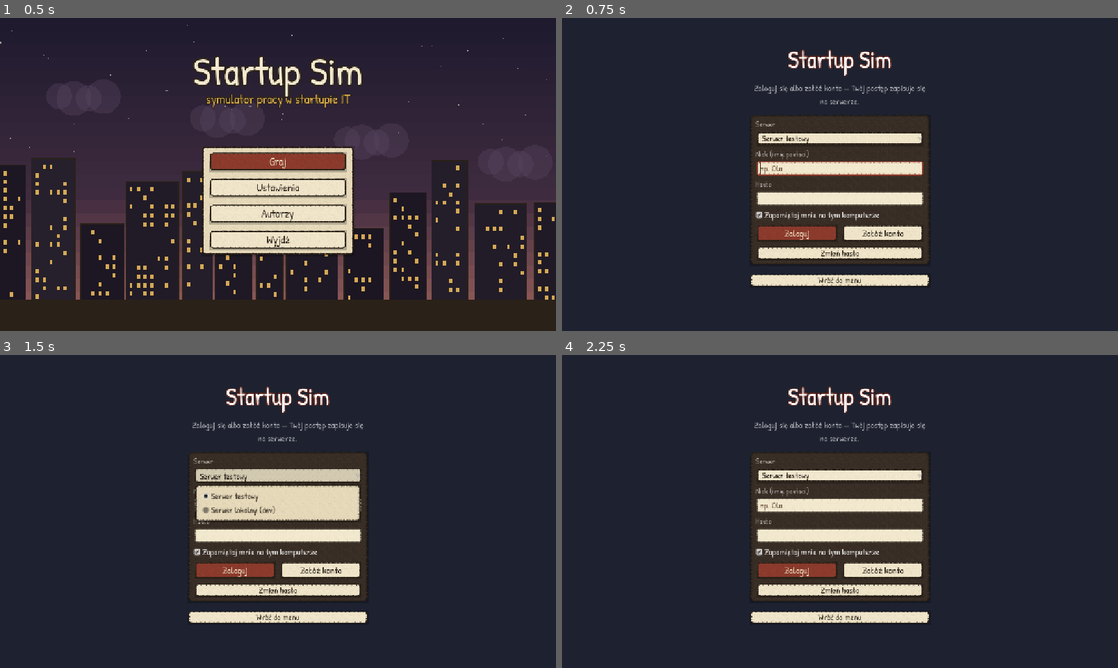
Above: before the commit, frames 1-4 (two rows, left to right).
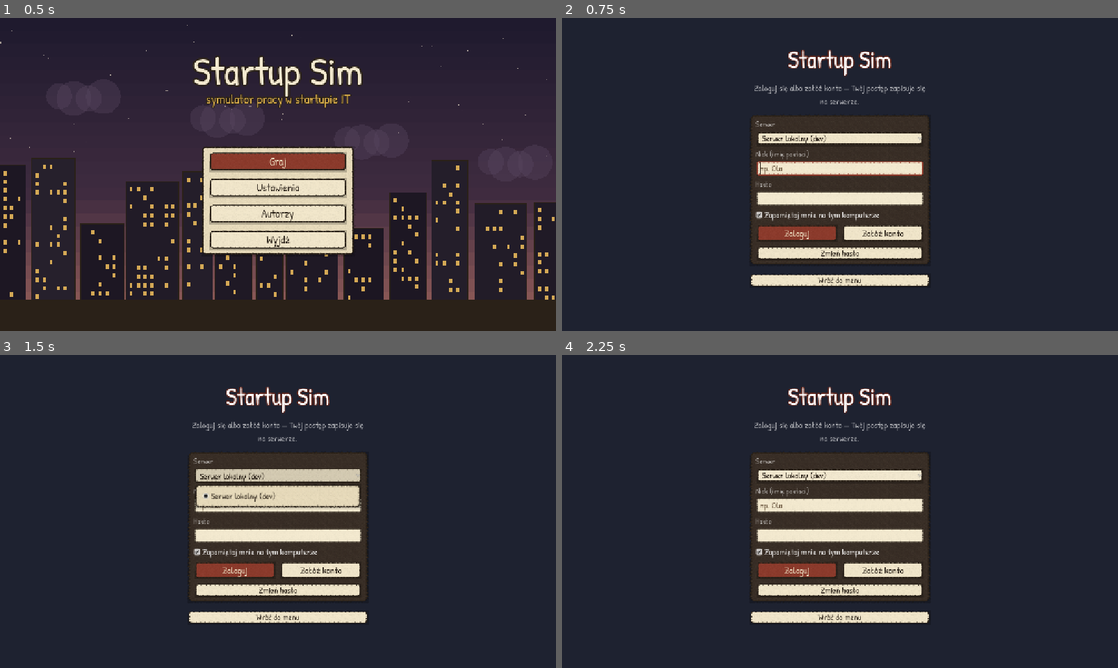
Above: after the commit, the same moments.

Repository: MarSzo/startup-sim
Game: Godot game, scene res://main.tscn
Same seed, same stepped clock (60 frames per second), same inputs: the game is played once before the commit and once after it.
Inputs (mouse positions are in pixels of both pictures, inside the frame that each line leads up to):
- Up to frame 1 (0.5 s): no input
- Up to frame 2 (0.75 s): click "Graj" at 0.5 s
- Up to frame 3 (1.5 s): click (278, 473) at 1.25 s, where only the run before the commit has a clickable "Serwer testowy"
- Up to frame 4 (2.25 s): click (840, 473) at 2 s, where only the run after the commit has a clickable "Serwer lokalny (dev)"

Frame 1 is identical in both runs. In frame 2, less than 0.1% of the frame differs, in the area x 40-48%, y 37-40%; in frame 3, 1.3%, in the area x 35-65%, y 37-54%; in frame 4, less than 0.1%.

Commit message:
Przygotowanie do open source: licencja AGPL, CI, bez danych serwera w kodzie
- Adres serwera w client/net/servers.cfg poza repo (wzór servers.example.cfg),
  przypięte certyfikaty i dane podpisu macOS (tools/macos/signing.env) też.
- Licencja AGPL-3.0-or-later, link do kodu w „Autorzy”; CONTRIBUTING,
  SECURITY, CODE_OF_CONDUCT, szablony zgłoszeń i PR, CODEOWNERS, Dependabot.
- CI: rustfmt, clippy, testy, cargo-deny, gdlint, testy klienta, ruff,
  zgodność map z generatorem, gitleaks.
- Pod lintery: lambdy GDScript w kilku liniach, drobne poprawki w Pythonie;
  axum-server 0.8 (bez nieutrzymywanego rustls-pemfile).

Co-Authored-By: Claude Opus 5.5 <noreply@anthropic.com>

Diff:
--- a/client/game/game.gd
+++ b/client/game/game.gd
@@ -315,8 +315,12 @@
 	weather_fx.lightning.connect(func(): sounds.on_lightning(weather_fx.outdoors))
 	status_layer.add_child(shelf_window)
 	status_layer.add_child(fridge_window)
-	fridge_window.action.connect(func(act: int, arg: int): if net.is_playing(): net.send(Protocol.encode_fridge_action(net.token, act, arg)))
-	shelf_window.take.connect(func(shelf: int, kind: int): if net.is_playing(): net.send(Protocol.encode_shop_take(net.token, shelf, kind)))
+	fridge_window.action.connect(func(act: int, arg: int):
+			if net.is_playing():
+				net.send(Protocol.encode_fridge_action(net.token, act, arg)))
+	shelf_window.take.connect(func(shelf: int, kind: int):
+			if net.is_playing():
+				net.send(Protocol.encode_shop_take(net.token, shelf, kind)))
 	screen_layer.layer = 12
 	add_child(screen_layer)
 	screen.my_id = net.player_id
@@ -331,11 +335,17 @@
 	screen.company_action.connect(func(act: int, target: int, value: int, text: String):
 		if net.is_playing():
 			net.send(Protocol.encode_company_action(net.token, act, target, value, text)))
-	screen.order.connect(func(dish: int): if net.is_playing(): net.send(Protocol.encode_lunch_order(net.token, dish)))
-	screen.book.connect(func(start: int, topic: int): if net.is_playing(): net.send(Protocol.encode_calendar_book(net.token, start, topic)))
+	screen.order.connect(func(dish: int):
+			if net.is_playing():
+				net.send(Protocol.encode_lunch_order(net.token, dish)))
+	screen.book.connect(func(start: int, topic: int):
+			if net.is_playing():
+				net.send(Protocol.encode_calendar_book(net.token, start, topic)))
 	status_layer.add_child(dialog)
 	dialog.name_of = func(id: int) -> String: return nicks.get(id, "?")
-	dialog.answer.connect(func(id: int, choice: int): if net.is_playing(): net.send(Protocol.encode_dialog_answer(net.token, id, choice)))
+	dialog.answer.connect(func(id: int, choice: int):
+			if net.is_playing():
+				net.send(Protocol.encode_dialog_answer(net.token, id, choice)))
 	screen_layer.add_child(screen)
 	_show_floor(0)
 	set_zoom_level.call_deferred(float(args["zoom"]) if args.has("zoom") else Settings.zoom)
--- a/client/game/item_art.gd
+++ b/client/game/item_art.gd
@@ -63,7 +63,7 @@
 static func draw(c: CanvasItem, kind: int, o: Vector2, s: float) -> void:
 	var w := maxf(0.9 * s, 0.35)  # ink width
 	# Helpers in box units (0..16).
-	var P := func(x: float, y: float) -> Vector2: return o + Vector2(x, y) * s
+	var pt := func(x: float, y: float) -> Vector2: return o + Vector2(x, y) * s
 	var poly := func(pts: Array, fill: Color) -> void:
 		var pp := PackedVector2Array()
 		for q in pts:
@@ -97,7 +97,7 @@
 		GUEST_PASS, EMPLOYEE_CARD:
 			var guest := kind == GUEST_PASS
 			rr.call(1.2, 3.4, 13.6, 10, Color("#f1d15a") if guest else Color("#f2eee4"), 1.4)
-			c.draw_rect(Rect2(P.call(1.9, 4.1), Vector2(12.2, 2.2) * s), Color("#d98a3e") if guest else Color("#4f7fb0"))
+			c.draw_rect(Rect2(pt.call(1.9, 4.1), Vector2(12.2, 2.2) * s), Color("#d98a3e") if guest else Color("#4f7fb0"))
 			if not guest:
 				rr.call(3, 7.4, 4, 4.4, Color("#c9a37a"), 0.6)
 				dot.call(5, 9, 1.0, Color("#6b4a2e"))
@@ -106,19 +106,19 @@
 			rr.call(6.8, 1.0, 2.4, 3.4, Color("#aab0b3"), 0.5)
 		LAPTOP:
 			poly.call([Vector2(2.6, 2.4), Vector2(13.4, 2.4), Vector2(13.4, 10.6), Vector2(2.6, 10.6)], Color("#4d5359"))
-			c.draw_rect(Rect2(P.call(3.6, 3.4), Vector2(8.8, 6.2) * s), Color("#8fb9d3"))
+			c.draw_rect(Rect2(pt.call(3.6, 3.4), Vector2(8.8, 6.2) * s), Color("#8fb9d3"))
 			ln.call(4.4, 4.4, 7.4, 4.4, Color(1, 1, 1, 0.6), 0.7)
 			poly.call([Vector2(1.2, 11), Vector2(14.8, 11), Vector2(15.6, 13.8), Vector2(0.4, 13.8)], Color("#9aa1a6"))
 		COFFEE, EMPTY_CUP, CUP, LATTE:
 			poly.call([Vector2(3.4, 5.6), Vector2(11.6, 5.6), Vector2(10.8, 14.4), Vector2(4.2, 14.4)], Color("#f1ece2"))
-			c.draw_arc(P.call(12.2, 9.6), 2.2 * s, -PI / 2, PI / 2, 10, INK, 1.6 * s, true)
-			c.draw_arc(P.call(12.2, 9.6), 2.2 * s, -PI / 2, PI / 2, 10, Color("#f1ece2"), 0.8 * s, true)
+			c.draw_arc(pt.call(12.2, 9.6), 2.2 * s, -PI / 2, PI / 2, 10, INK, 1.6 * s, true)
+			c.draw_arc(pt.call(12.2, 9.6), 2.2 * s, -PI / 2, PI / 2, 10, Color("#f1ece2"), 0.8 * s, true)
 			if kind == COFFEE or kind == LATTE:
 				c.draw_set_transform(o + Vector2(7.5, 6.3) * s, 0.0, Vector2(1.0, 0.35))
 				c.draw_circle(Vector2.ZERO, 3.6 * s, Color("#6b4a2e") if kind == COFFEE else Color("#c49a6c"))
 				c.draw_set_transform(Vector2.ZERO, 0.0, Vector2.ONE)
 				for k in 2:
-					c.draw_arc(P.call(6 + k * 3, 3.2), 1.0 * s, PI * 0.6, PI * 1.6, 6, Color(INK, 0.5), 0.6 * s, true)
+					c.draw_arc(pt.call(6 + k * 3, 3.2), 1.0 * s, PI * 0.6, PI * 1.6, 6, Color(INK, 0.5), 0.6 * s, true)
 			elif kind == EMPTY_CUP:
 				ln.call(5.2, 12.6, 9.8, 12.6, Color("#9c7b5b"), 0.8)
 				dot.call(6.5, 10, 0.5, Color("#9c7b5b"))
@@ -127,7 +127,7 @@
 				ln.call(4.5, 9.5, 7.5, 9.5, Color(1, 1, 1, 0.8), 0.7)
 		MILK:
 			poly.call([Vector2(4, 5), Vector2(8, 1.4), Vector2(12, 5), Vector2(12, 14.6), Vector2(4, 14.6)], Color("#f4f4ee"))
-			c.draw_rect(Rect2(P.call(4.5, 8), Vector2(7, 3.5) * s), Color("#4f86c0"))
+			c.draw_rect(Rect2(pt.call(4.5, 8), Vector2(7, 3.5) * s), Color("#4f86c0"))
 			dot.call(8, 3.8, 0.7, Color("#4f86c0"))
 		FRUIT:
 			circ.call(8, 9.5, 5.4, Color("#c9463a"))
@@ -159,8 +159,8 @@
 			ln.call(5.5, 9.5, 10.5, 9.5, Color("#f4ead0"), 0.8)
 		BUN:
 			circ.call(8, 9, 6, Color("#d6a45e"))
-			c.draw_arc(P.call(8, 9), 3.4 * s, 0.2, TAU - 0.4, 16, Color("#f4ead0"), 1.1 * s, true)
-			c.draw_arc(P.call(8, 9), 1.4 * s, 0.4, TAU - 0.6, 10, Color("#f4ead0"), 0.9 * s, true)
+			c.draw_arc(pt.call(8, 9), 3.4 * s, 0.2, TAU - 0.4, 16, Color("#f4ead0"), 1.1 * s, true)
+			c.draw_arc(pt.call(8, 9), 1.4 * s, 0.4, TAU - 0.6, 10, Color("#f4ead0"), 0.9 * s, true)
 		BAR:
 			poly.call([Vector2(1.4, 6), Vector2(14.6, 5), Vector2(14.6, 11), Vector2(1.4, 12)], Color("#8e4a2e"))
 			rr.call(5, 5.6, 6, 6, Color("#e0b84a"), 0.6)
@@ -184,7 +184,7 @@
 			bottle.call(Color("#5a1f2a"), Color("#efe6d2"), Color("#8e2a3a"))
 		DONUT:
 			circ.call(8, 8.5, 6.2, Color("#d9a15a"))
-			c.draw_arc(P.call(8, 8.5), 3.8 * s, 0, TAU, 24, Color("#e889a8"), 3.6 * s, true)
+			c.draw_arc(pt.call(8, 8.5), 3.8 * s, 0, TAU, 24, Color("#e889a8"), 3.6 * s, true)
 			circ.call(8, 8.5, 1.8, Color("#3a2a20"))
 			for q in [Vector2(5.4, 6.2), Vector2(10.4, 7), Vector2(7.2, 12), Vector2(11, 11)]:
 				dot.call(q.x, q.y, 0.45, [Color("#f4ead0"), Color("#6fb0d8"), Color("#e0c24a")][int(q.x) % 3])
@@ -238,10 +238,10 @@
 			pts.append(Vector2(14.6, 8.6))
 			poly.call(pts, Color("#3a5f9e"))
 			ln.call(8, 8.6, 8, 14, INK, 1.2)
-			c.draw_arc(P.call(9.2, 14), 1.2 * s, 0, PI, 6, INK, 1.2 * s, true)
+			c.draw_arc(pt.call(9.2, 14), 1.2 * s, 0, PI, 6, INK, 1.2 * s, true)
 		CIGARETTES:
 			rr.call(3.6, 3, 8.8, 11.6, Color("#f1ece2"), 0.8)
-			c.draw_rect(Rect2(P.call(4.2, 3.6), Vector2(7.6, 3.4) * s), Color("#c9463a"))
+			c.draw_rect(Rect2(pt.call(4.2, 3.6), Vector2(7.6, 3.4) * s), Color("#c9463a"))
 			for k in 3:
 				rr.call(4.6 + k * 2.4, 1.2, 1.8, 2.6, Color("#e0b86a"), 0.3)
 		_:
--- a/client/game/player_view.gd
+++ b/client/game/player_view.gd
@@ -246,7 +246,9 @@
 	if _tag.get_parent() == self and label_root and is_instance_valid(label_root) \
 			and label_root.get_parent() and label_root.get_parent().is_ancestor_of(self):
 		_tag.reparent(label_root, false)
-		tree_exiting.connect(func(): if is_instance_valid(_tag): _tag.queue_free())
+		tree_exiting.connect(func():
+				if is_instance_valid(_tag):
+					_tag.queue_free())
 	if _tag.get_parent() != self:
 		_tag.global_position = global_position
 		_tag.visible = is_visible_in_tree()
--- a/client/main.gd
+++ b/client/main.gd
@@ -131,7 +131,9 @@
 	pause.to_menu.connect(_leave_to_menu)
 	pause.logout.connect(_logout)
 	pause.quit.connect(_quit)
-	pause.settings_changed.connect(func(): if game: game.apply_settings())
+	pause.settings_changed.connect(func():
+			if game:
+				game.apply_settings())
 	portal.menu_requested.connect(func(): pause.open())
 	if args.has("nick") or args.has("autoconnect"):
 		title_layer.visible = false
@@ -161,7 +163,7 @@
 		title_layer.visible = false
 		login_layer.visible = true
 		login._show_form()
-		login.set_address(args.get("server", AuthClient.DEFAULT_SERVER))
+		login.set_address(args.get("server", AuthClient.default_server()))
 		login.nick_edit.text = np[0]
 		login.pass_edit.text = np[1] if np.size() > 1 else ""
 		login._go.call_deferred("register" if args.has("register") else "login")
--- a/client/net/auth_client.gd
+++ b/client/net/auth_client.gd
@@ -9,24 +9,46 @@
 const NetClient = preload("res://net/net_client.gd")
 
 const PINS := "user://known_servers.cfg"
-## The game's servers, as the players see them (the address stays inside).
-const DEFAULT_SERVER := "178.105.233.184:7777"
-const SERVERS := [{"name": "Serwer testowy", "address": DEFAULT_SERVER}]
+## The game's servers, as the players see them (the address stays inside):
+## read from res://net/servers.cfg, which is not in the repository (see
+## servers.example.cfg) - an official build ships it, a build without it
+## only knows the local server.
+const SERVERS_FILE := "res://net/servers.cfg"
+static var _configured = null
 ## Run from the editor / `godot --path client`: a local server for development.
 const DEV_SERVER := {"name": "Serwer lokalny (dev)", "address": "127.0.0.1:7777"}
 
 
-## The servers to choose from (the local one only when developing).
+## Servers from servers.cfg: one section per server, `name` and `address`.
+static func configured() -> Array:
+	if _configured == null:
+		_configured = []
+		var cfg := ConfigFile.new()
+		if cfg.load(SERVERS_FILE) == OK:
+			for section in cfg.get_sections():
+				var address := str(cfg.get_value(section, "address", ""))
+				if address != "":
+					_configured.append({"name": str(cfg.get_value(section, "name", section)), "address": address})
+	return _configured
+
+
+## The servers to choose from (the local one when developing, or when the
+## build has no servers.cfg).
 static func servers() -> Array:
-	var list: Array = SERVERS.duplicate()
-	if OS.has_feature("editor"):
+	var list: Array = configured().duplicate()
+	if OS.has_feature("editor") or list.is_empty():
 		list.append(DEV_SERVER)
 	return list
 
 
+## The server picked when nothing else is known.
+static func default_server() -> String:
+	return servers()[0].address
+
+
 ## What to call a server in the UI (never its address).
 static func server_name(address: String) -> String:
-	for s in SERVERS + [DEV_SERVER]:
+	for s in configured() + [DEV_SERVER]:
 		if s.address == address:
 			return s.name
 	return "Serwer lokalny" if address.begins_with("127.") or address.begins_with("localhost") else "Inny serwer"
--- /dev/null
+++ b/client/net/servers.example.cfg
@@ -0,0 +1,11 @@
+; The servers the client offers on the login screen (by name only; the
+; address stays hidden). Copy to servers.cfg (not in the repository) and put
+; your server here - official builds ship it; without it the client only
+; knows the local server (127.0.0.1:7777).
+;
+; Optionally pin the server's login certificate: deploy/pull-cert.sh saves it
+; to net/pins/<host>_<port>.pem (also not in the repository).
+
+[test]
+name="Serwer testowy"
+address="example.com:7777"
--- a/client/ui/computer_screen.gd
+++ b/client/ui/computer_screen.gd
@@ -803,7 +803,7 @@
 			_badges[k].visible = counts[k] > 0 and k != "trash"
 
 
-func _on_new_mail(m: Dictionary) -> void:
+func _on_new_mail(_m: Dictionary) -> void:
 	var audio = preload("res://audio/audio.gd").inst
 	if audio:
 		audio.play("notify", -4.0)
--- a/client/ui/desktop.gd
+++ b/client/ui/desktop.gd
@@ -792,7 +792,9 @@
 	_toast.visible = true
 	_root.move_child(_toast, -1)
 	var my := text
-	get_tree().create_timer(4.0).timeout.connect(func(): if _toast.text == my: _toast.visible = false)
+	get_tree().create_timer(4.0).timeout.connect(func():
+			if _toast.text == my:
+				_toast.visible = false)
 
 
 func _label(text: String, size: int, color := Ink.TEXT_INK, wrap := true) -> Label:
--- a/client/ui/fridge_window.gd
+++ b/client/ui/fridge_window.gd
@@ -39,7 +39,9 @@
 	row.add_theme_constant_override("separation", 10)
 	var icon := Control.new()
 	icon.custom_minimum_size = Vector2(32, 32)
-	icon.draw.connect(func(): if kind != 0: ItemArt.draw(icon, kind, Vector2.ZERO, 2.0))
+	icon.draw.connect(func():
+			if kind != 0:
+				ItemArt.draw(icon, kind, Vector2.ZERO, 2.0))
 	row.add_child(icon)
 	var l := Ink.label(text, 16, Ink.TEXT_INK)
 	l.custom_minimum_size = Vector2(300, 0)
--- a/client/ui/login_screen.gd
+++ b/client/ui/login_screen.gd
@@ -144,7 +144,7 @@
 ## The chosen server's address.
 func address() -> String:
 	var i := server_opt.selected
-	return _servers[i].address if i >= 0 and i < _servers.size() else AuthClient.DEFAULT_SERVER
+	return _servers[i].address if i >= 0 and i < _servers.size() else AuthClient.default_server()
 
 
 ## Choose a server by address (one not on the list — a dev --server — is added).
@@ -192,7 +192,7 @@
 
 func _load_defaults() -> void:
 	var r := AuthClient.remembered()
-	set_address(r.get("address", AuthClient.DEFAULT_SERVER))
+	set_address(r.get("address", AuthClient.default_server()))
 	nick_edit.text = r.get("nick", "")
 
 
--- a/client/ui/office/os_window.gd
+++ b/client/ui/office/os_window.gd
@@ -30,7 +30,9 @@
 	x.pressed.connect(func(): closed.emit())
 	row.add_child(x)
 	bar.gui_input.connect(_drag)
-	gui_input.connect(func(ev): if ev is InputEventMouseButton and ev.pressed: focused.emit())
+	gui_input.connect(func(ev):
+			if ev is InputEventMouseButton and ev.pressed:
+				focused.emit())
 	content.size_flags_vertical = Control.SIZE_EXPAND_FILL
 	for side in ["left", "right", "top", "bottom"]:
 		content.add_theme_constant_override("margin_" + side, pad)
--- a/client/ui/stats_hud.gd
+++ b/client/ui/stats_hud.gd
@@ -54,7 +54,9 @@
 		var idx := i
 		b.draw.connect(func(): _draw_badge(b, idx))
 		b.mouse_entered.connect(func(): _set_hover(idx))
-		b.mouse_exited.connect(func(): if _hover == idx: _set_hover(-1))
+		b.mouse_exited.connect(func():
+				if _hover == idx:
+					_set_hover(-1))
 		_row.add_child(b)
 		_badges.append(b)
 		var body := Control.new()
--- a/client/ui/title_screen.gd
+++ b/client/ui/title_screen.gd
@@ -84,7 +84,8 @@
 	_credits.add_child(Ink.label("Autorzy", 28, Ink.TEXT_INK))
 	for line in ["Startup Sim — prototyp gry o pracy w startupie IT.", "Serwer: Rust · klient: Godot 4 · własny protokół UDP.",
 			"Czcionka: Patrick Hand (Patrick Wagesreiter), licencja SIL OFL.", "Grafika i kod narysowane w kodzie — bez gotowych assetów.",
-			"Kod pisany z pomocą Claude (Anthropic)."]:
+			"Kod pisany z pomocą Claude (Anthropic).",
+			"Kod źródłowy (licencja AGPL-3.0): github.com/mateuszpalak/startup-sim"]:
 		var l := Ink.label(line, 18, Ink.TEXT_INK, true)
 		l.custom_minimum_size = Vector2(520, 0)
 		_credits.add_child(l)
Not shown, changed: client/export_presets.cfg
Not shown, added: .github/CODEOWNERS
Not shown, added: .github/ISSUE_TEMPLATE/bug.yml
Not shown, added: .github/ISSUE_TEMPLATE/config.yml
Not shown, added: .github/ISSUE_TEMPLATE/feature.yml
Not shown, added: .github/dependabot.yml
Not shown, added: .github/pull_request_template.md
Not shown, changed: .github/workflows/ci.yml
Not shown, changed: .gitignore
Not shown, added: CODE_OF_CONDUCT.md
Not shown, added: CONTRIBUTING.md
Not shown, added: LICENSE
(and 15 more such lines)
